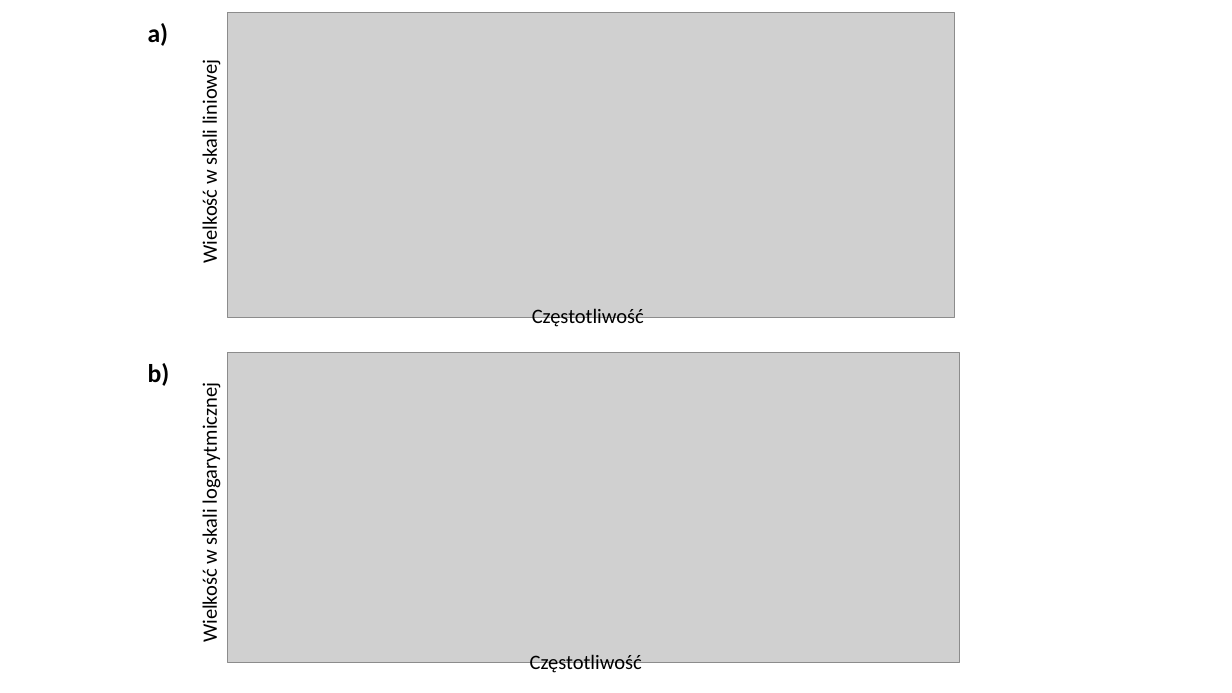
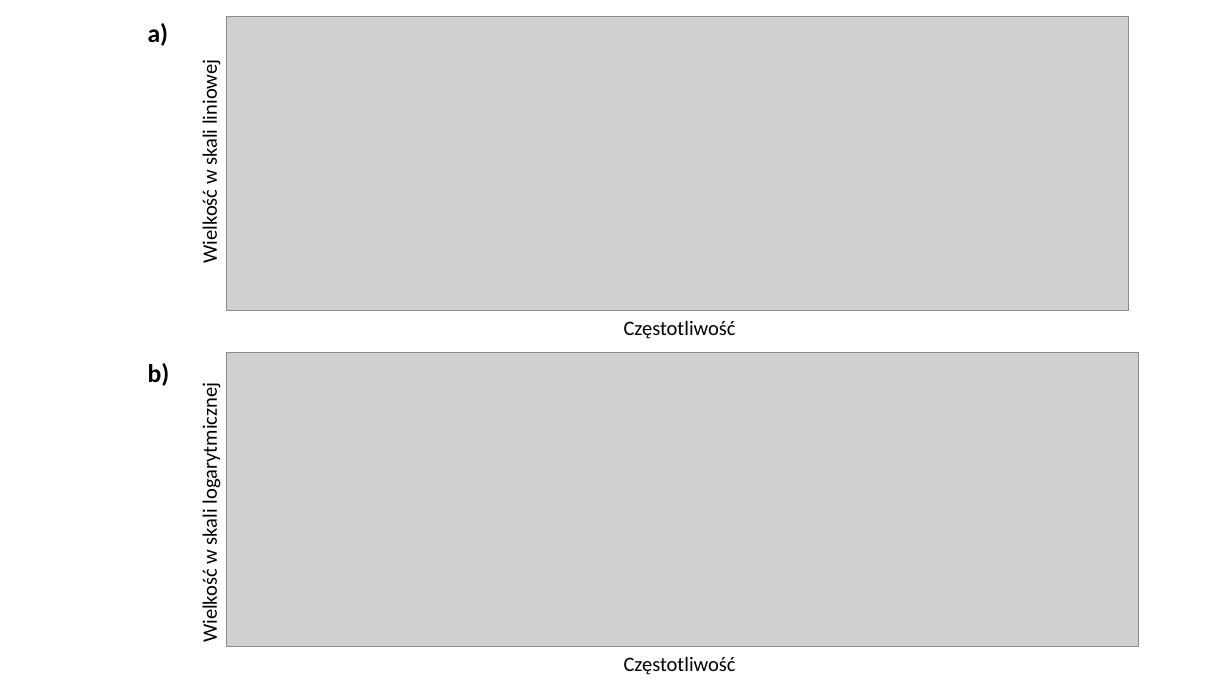
Before and after one commit to BaronTM/PracaMagisterska, a slide deck: slide 1 of Notatka/Rys/PowerPoint/okna.pptx. Drawn at 1232x693 pixels with LibreOffice and Linux fonts; fonts in the diff are those of the drawing; grey boxes stand for pictures. Boxes give left, top, right and bottom in pixels: in the first picture for what was removed or moved away, otherwise in the second. Text is boxed around its words. In the diff, an @@ line names an element or a change of style, - is before the commit and + after.

```diff
--- a/Notatka/Rys/PowerPoint/okna.pptx
+++ b/Notatka/Rys/PowerPoint/okna.pptx
@@ picture: place and size @@
-picture at <box>227,12,954,317</box>
+picture at <box>226,17,1129,311</box>
@@ text "Częstotliwość": place and size @@
-text "Częstotliwość" at <box>532,308,644,329</box>
+text "Częstotliwość" at <box>624,320,736,339</box>
@@ picture: place and size @@
-picture at <box>227,353,959,663</box>
+picture at <box>226,353,1139,647</box>
@@ text "Częstotliwość": place and size @@
-text "Częstotliwość" at <box>530,654,642,675</box>
+text "Częstotliwość" at <box>624,656,736,675</box>
```
Also in this commit, not shown: 11 other files.
